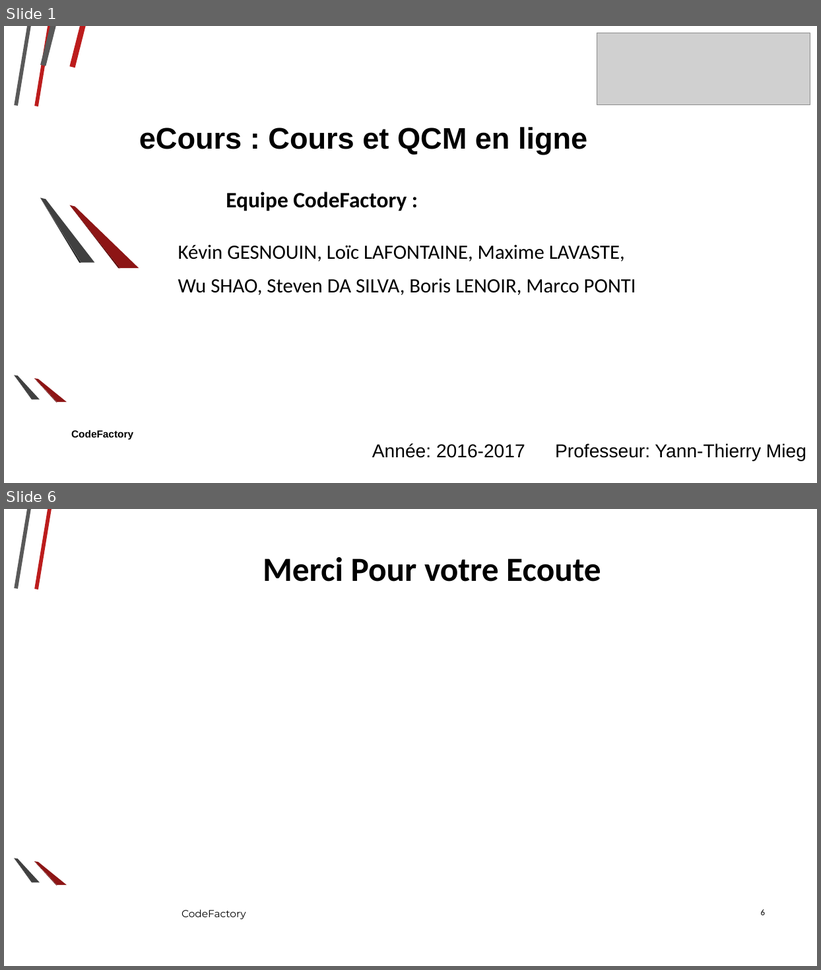
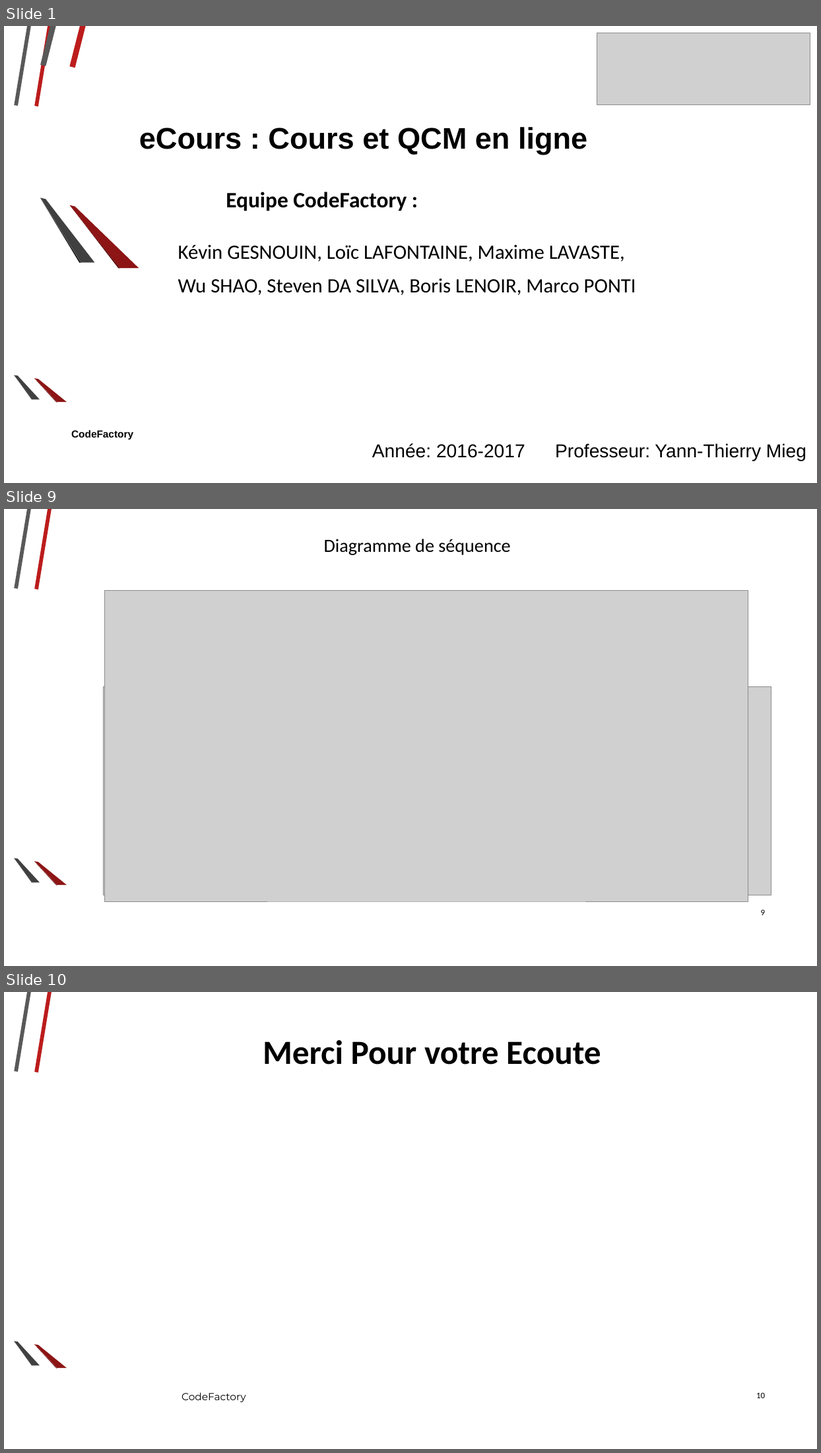
Before and after one commit to Ashmouth/IL, a slide deck: Diaporama/Diaporama2.odp. Shown one above the other, each under a label of ours: slides 1 and 6 before the commit, slides 1, 9 and 10 after it; the slides between them are not shown. The pictures are 821x970 and 821x1453 pixels, drawn with LibreOffice and Linux fonts; fonts in the diff are those of the drawing; grey boxes stand for pictures; background and template pictures are left out. Boxes give left, top, right and bottom in pixels: in the first picture for what was removed or moved away, otherwise in the second. Text is boxed around its words. In the diff, an @@ line names an element or a change of style, - is before the commit and + after.

```diff
--- a/Diaporama/Diaporama2.odp
+++ b/Diaporama/Diaporama2.odp
@@ slide 9 added at (4,509,817,966), background picture (left out); not listed: 6 template elements that a slide beside it also shows @@
@@ title added at (324,539,510,555), 22 pt, text #000000 @@
+Diagramme de séquence
@@ picture added at (104,591,748,902) @@
@@ picture added at (103,687,772,896) @@
@@ page number added at (761,910,765,916), 10 pt, text #000000 @@
+9
@@ what was slide 6 is now slide 10 @@
@@ page number at (756,1393,765,1399): text changed @@
-6
+10
```
Also in this commit, not shown: 3 slides changed, 4 other slides added, 1 slide removed.
